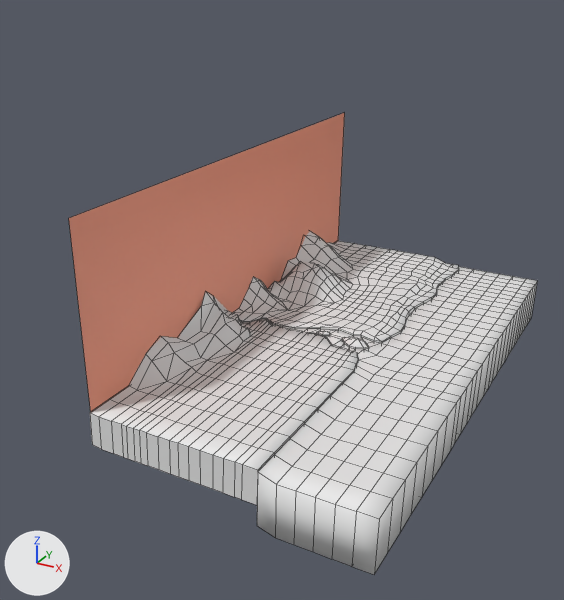
A saved change to the Blender file Map.blend.
Before and after are seen from a camera (50 mm lens) standing at (40.6, -86.4, 44.0) and looking at (-1.2, -10.4, 6.0). Arrows for +X, +Y and +Z are at lower left; the lights stay in place. Mesh edges are drawn as thin lines.

The scene before the commit, as lines of its bpy script (objects in view):
```python
me_bg = bpy.data.meshes.new('BG')
me_bg.from_pydata([(-0.03, 3.04, -1.05), (0.01, 3.04, 1.04), (0.02, -3.05, -1.04), (0.01, -3.04, 1.04), (0.0, -0.46, -1.04)], [], [(0, 1, 3, 2, 4)])
me_bg.materials.append(mat_sky)  # orange #e78c6e
me_terrain = bpy.data.meshes.new('Terrain')
me_terrain.from_pydata(...)  # 657 vertices, 608 faces, 2 loose edges; spans x -1.58..0.53, y -3.08..3.04, z -0.47..0.56
# faces by material slot: [372, 146, 16, 74]
me_terrain.materials.append(mat_grass)  # white #e7e7e7
me_terrain.materials.append(mat_mountain)  # white #e7e7e7
me_terrain.materials.append(mat_snow)  # white #e7e7e7
me_terrain.materials.append(mat_sand)  # white #e7e7e7
me_water = bpy.data.meshes.new('Water')
me_water.from_pydata(...)  # 512 vertices, 519 faces; spans x -1.57..1.67, y -3.08..3.04, z -0.69..0.01
me_water.polygons.foreach_set('use_smooth', [True] * 519)
me_water.materials.append(mat_water)  # white #e7e7e7
ob_bg = bpy.data.objects.new('BG', me_bg)
ob_bg.location = (-10.0, -4.9, 11.5)
ob_bg.scale = (10.0, 10.0, 10.0)
ob_terrain = bpy.data.objects.new('Terrain', me_terrain)
ob_terrain.location = (5.3, -4.6, 1.1)
ob_terrain.scale = (10.0, 10.0, 10.0)
ob_water = bpy.data.objects.new('Water', me_water)
ob_water.location = (5.3, -4.6, 0.9)
ob_water.scale = (10.0, 10.0, 10.0)
```
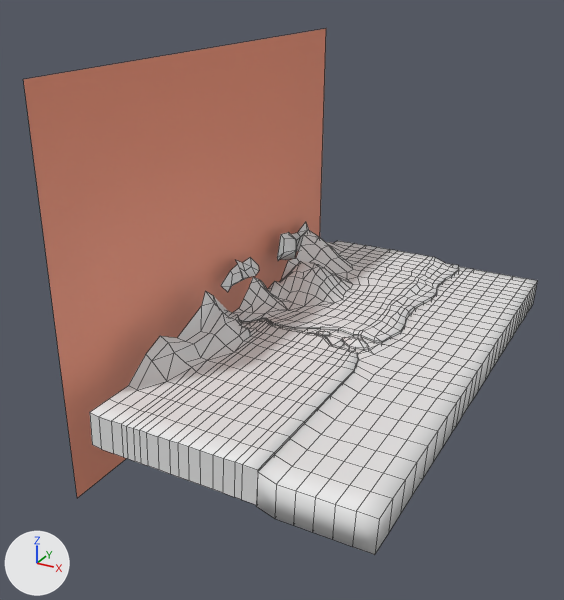
Where the newer file only moved an object's origin or applied its transform, the numbers keep the older frame.

Where the change shows, as pixel boxes [x1, y1, x2, y2] in the pictures (564 x 600 px; the box of a moved part takes in the faces that stretch with it):
'BG', mesh rescaled (10% wider, 57% taller)
    before: [69, 113, 345, 412]
    after: [23, 29, 326, 498]
'Terrain', reshaped
    before: [90, 231, 459, 505]
    after: [90, 230, 459, 504]
'Water', reshaped (6% shorter)
    before: [257, 267, 537, 575]
    after: [256, 267, 537, 555]
'Cloud', added
    after: [277, 222, 310, 260]
'Cloud2', added
    after: [221, 257, 259, 292]
part 1 of me_water, moved or reshaped
    before: [257, 282, 537, 575]
    after: [256, 267, 537, 555]
part 3 of me_terrain, built on
    both: [240, 256, 435, 358]

The change, as a list of edits to the scene's bpy script:
```text
Add mat_clouds:
    mat_clouds = principled_material('Clouds')
    mat_clouds.base_color = (0.8, 0.8, 0.8)  # white #e7e7e7
Change me_water:
    used by ob_water; location = (5.3, -4.6, 0.9); scale = (10.0, 10.0, 10.0)
    remove me_water.from_pydata(...)  # 512 vertices, 519 faces; spans x -1.57..1.67, y -3.08..3.04, z -0.69..0.01
    add me_water.from_pydata(...)  # 552 vertices, 564 faces; spans x -1.58..1.67, y -3.08..3.04, z -0.46..0.01
    me_water part 1: 235 vertices moved from x -1.57..1.65, y -3.08..3.03, z -0.69..-0.01 to x -1.58..1.65, y -3.08..3.03, z -0.46..-0.01; 25 vertices removed from x 0.31..1.09, y -0.52..2.88, z -0.69..-0.01; 65 vertices added at x 0.31..1.09, y -0.52..3.04, z -0.46..-0.02
Change me_bg:
    where me_bg.from_pydata(...)  # 5 vertices, 1 face; spans x -0.03..0.02, y -3.05..3.04, z -1.05..1.04
    used by ob_bg; location = (-10.0, -4.9, 11.5); scale = (10.0, 10.0, 10.0)
    me_bg part 2: the whole mesh is scaled about its middle by (1, 1, 2.17), then moved by (-0.35, 0.0, 0.0)
Change me_terrain:
    used by ob_terrain; location = (5.3, -4.6, 1.1); scale = (10.0, 10.0, 10.0)
    remove me_terrain.from_pydata(...)  # 657 vertices, 608 faces, 2 loose edges; spans x -1.58..0.53, y -3.08..3.04, z -0.47..0.56
    add me_terrain.from_pydata(...)  # 698 vertices, 648 faces; spans x -1.58..0.53, y -3.08..3.04, z -0.47..0.56
    me_terrain part 3
    2 vertices are removed from x -1.05..0.36, y -0.61..3.04, z -0.07..0.0
    42 faces are deleted
    2 loose edges are deleted
    43 vertices are added at x -1.55..0.34, y -0.55..3.04, z -0.41..0.01
    76 new faces join them, mat_grass (white #e7e7e7), smooth
    6 new faces join them, mat_grass (white #e7e7e7)
Add me_cloud:
    me_cloud.from_pydata(...)  # 21 vertices, 16 faces; spans x -1.36..1.5, y -6.96..7.66, z -2.41..2.7
    me_cloud.polygons.foreach_set('use_smooth', [True] * 16)
    me_cloud.materials.append(mat_clouds)  # white #e7e7e7
Add me_cloud2:
    me_cloud2.from_pydata(...)  # 21 vertices, 16 faces; spans x -1.55..1.62, y -4.6..5.11, z -1.25..1.51
    me_cloud2.polygons.foreach_set('use_smooth', [True] * 16)
    me_cloud2.materials.append(mat_clouds)  # white #e7e7e7
Add ob_cloud:
    ob_cloud = bpy.data.objects.new('Cloud', me_cloud)
    ob_cloud.location = (-11.5, 12.5, 4.2)
Add ob_cloud2:
    ob_cloud2 = bpy.data.objects.new('Cloud2', me_cloud2)
    ob_cloud2.location = (-11.3, -3.4, 5.0)
    ob_cloud2.rotation_euler = (0.0, 0.0, -0.0873)  # degrees (0, 0, -5)
```
